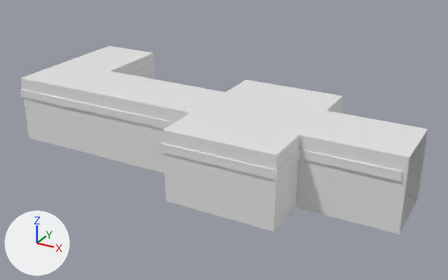
One commit to the FBX model TBA-MasterD/Assets/Prefabs/Jorge/Originals/Drone Training Room/HallwayToShootingRange.fbx: the scene before it, then after it.
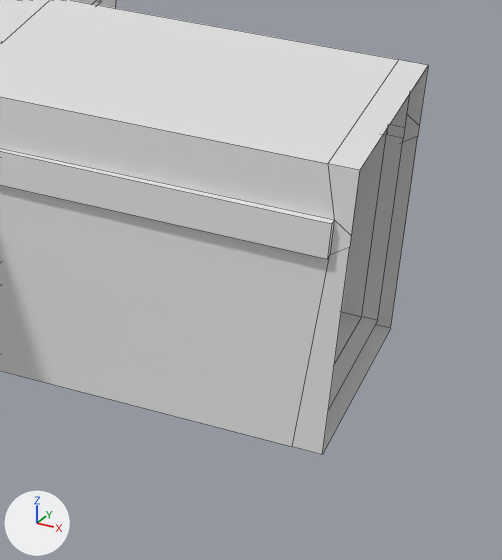
There are two pictures of each version: one whole from a 50 mm lens placed at (22.49, -82.41, 7.65), pointed at (10.39, -60.4, -3.36), one close up on the part from 70% to 100% of the width and 40% to 94% of the height. Arrows for +X, +Y and +Z are at lower left; the lights stay in place. The close-ups show mesh edges as thin lines. Where no turn or scale is listed for an object, it has been applied to the vertices.

Script lines for the objects in view, before the commit:
```python
me_plane_019 = bpy.data.meshes.new('Plane.019')
me_plane_019.from_pydata(...)  # 226 vertices, 209 faces; spans x -1.6..16.4, y -7.3..1.3, z -0.1..2.9
# faces by material slot: [181, 28]
me_plane_019.materials.append(mat_white)  # white #e7e7e7
me_plane_019.materials.append(mat_light)  # white #e7e7e7
# before: 28 (16.3, -2.5, 0.0) at pixel (377, 320), 29 (16.4, -2.4, -0.1) at pixel (390, 328), 30 (16.3, -5.1, 0.0), 31 (16.4, -5.2, -0.1) at pixel (322, 454), 60 (16.3, -2.5, 2.8)
# before: 61 (16.4, -2.4, 2.9) at pixel (428, 65), 62 (16.3, -5.1, 2.8), 63 (16.4, -5.2, 2.9) at pixel (359, 170), 74 (16.3, -5.1, 2.2), 75 (16.4, -5.2, 2.2) at pixel (351, 235)
# before: 86 (16.3, -5.1, 2.1), 87 (16.4, -5.2, 2.1) at pixel (349, 247), 104 (16.3, -2.5, 2.2) at pixel (404, 127), 105 (16.4, -2.4, 2.2) at pixel (419, 125), 124 (16.3, -2.5, 2.1) at pixel (403, 138)
# before: 125 (16.4, -2.4, 2.1) at pixel (417, 136)
ob_hallwaytoshootingrange = bpy.data.objects.new('HallwayToShootingRange', me_plane_019)
ob_hallwaytoshootingrange.location = (2.42, -57.47, -4.26)
```
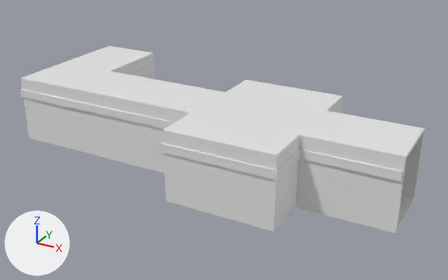
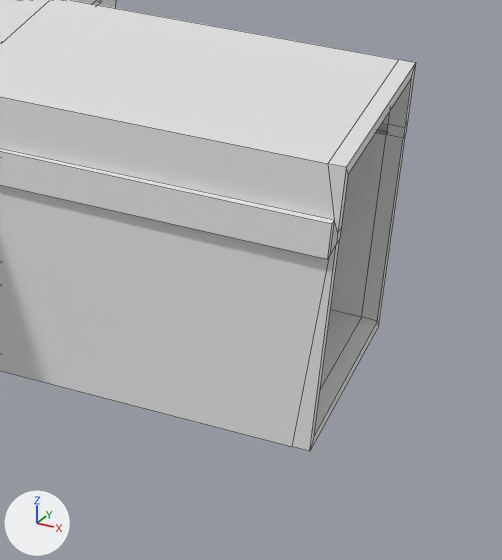
Where the newer file only moved an object's origin or applied its transform, the numbers keep the older frame.

Changed parts and their boxes (x1, y1, x2, y2) in the close-ups (502 x 560 px):
'HallwayToShootingRange', reshaped: before (0, 0, 428, 454); after (0, 0, 416, 451)
part 1 of me_plane_019, built on: before (292, 60, 428, 454); after (292, 60, 416, 451)

Diff of the bpy script that builds the scene:
```diff
--- a/TBA-MasterD/Assets/Prefabs/Jorge/Originals/Drone Training Room/HallwayToShootingRange.fbx.py
+++ b/TBA-MasterD/Assets/Prefabs/Jorge/Originals/Drone Training Room/HallwayToShootingRange.fbx.py
@@ me_plane_019 @@
 me_plane_019.from_pydata(...)  # 226 vertices, 209 faces; spans x -1.6..16.4, y -7.3..1.3, z -0.1..2.9
 # used by ob_hallwaytoshootingrange; location = (2.42, -57.47, -4.26)
 # verts and faces of me_plane_019; kept vertices keep their numbers, new ones are numbered from 226
+# me_plane_019 part 1
+for i in [29, 31, 61, 63, 75, 87, 105, 125]: verts[i] += (-0.1, 0.0, 0.0)
+faces += [(74, 75, 87, 86), (104, 124, 125, 105), (62, 63, 75, 74), (60, 61, 63, 62), (60, 104, 105, 61), (28, 29, 125, 124)]  # mat_white (white #e7e7e7)
+faces += [(28, 30, 31, 29), (30, 86, 87, 31)]  # mat_white (white #e7e7e7)
 me_plane_019.materials.append(mat_white)
```
